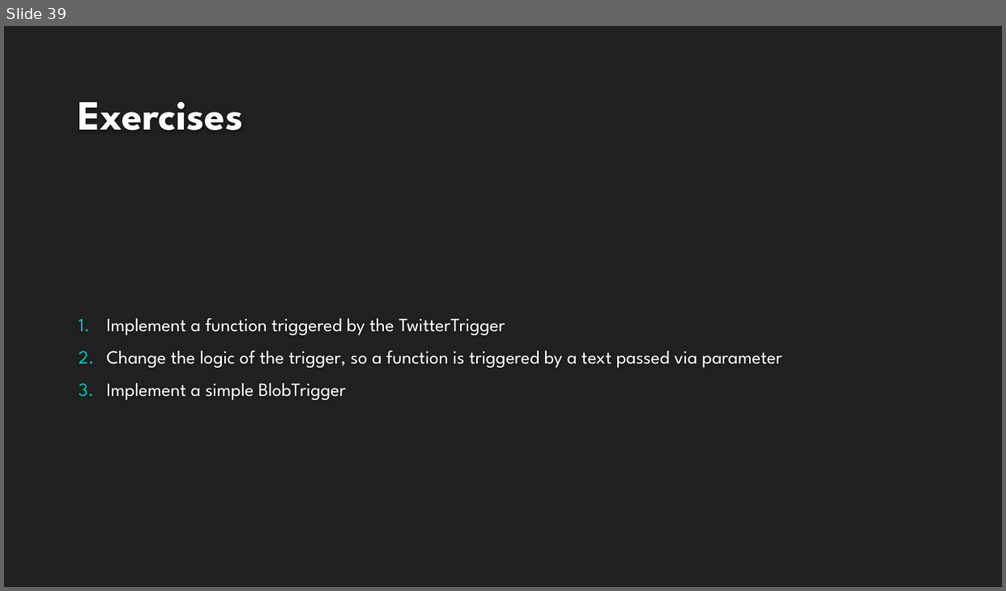
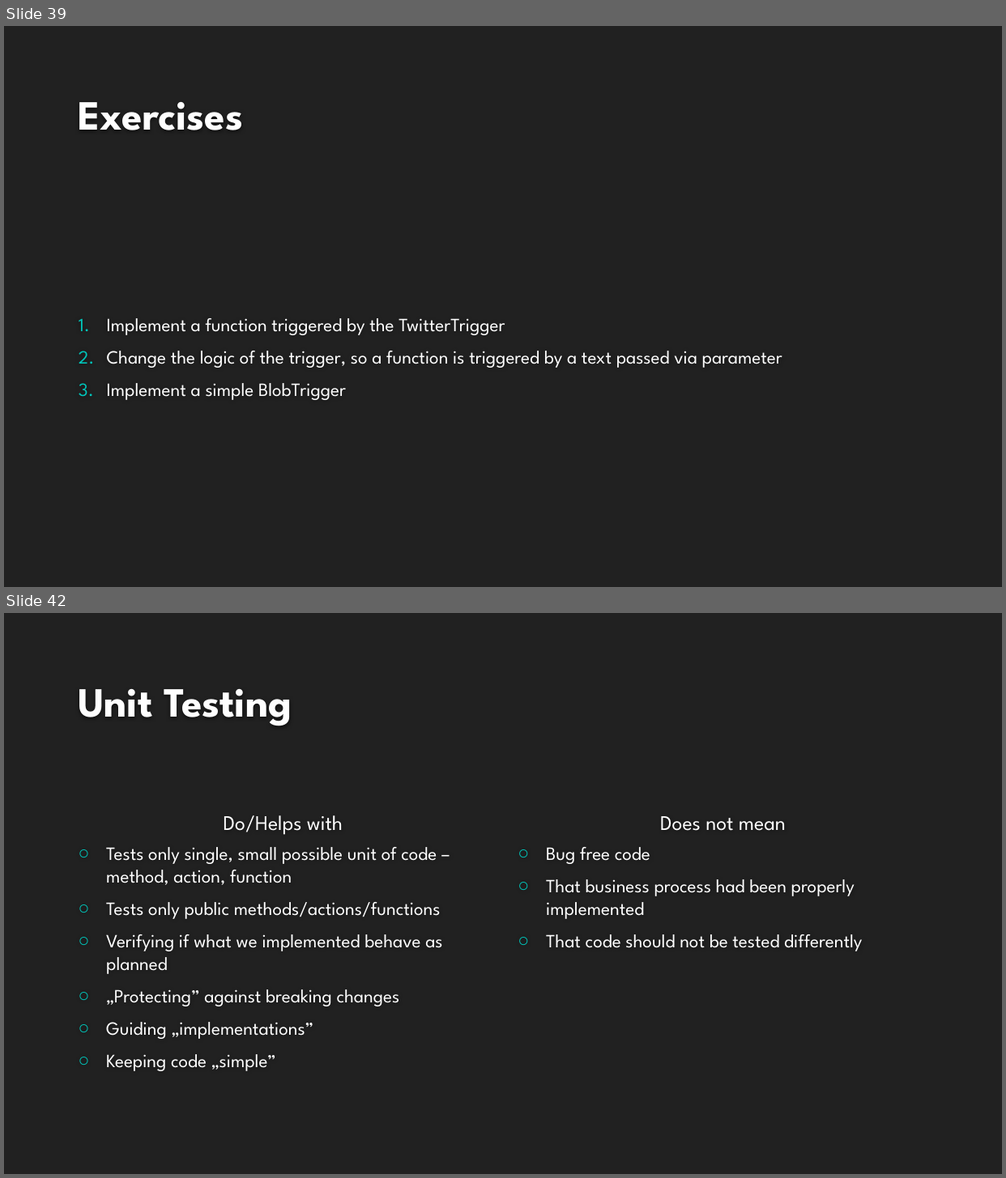
Before and after one commit to kamil-mrzyglod/Workshops, a slide deck: AzureDay2019/Developing services with Azure Functions.pptx. Shown one above the other, each under a label of ours: slide 39 before the commit, slides 39 and 42 after it; the slides between them are not shown. The pictures are 1006x591 and 1006x1178 pixels, drawn with LibreOffice and Linux fonts; fonts in the diff are those of the drawing; background and template pictures are left out. Boxes give left, top, right and bottom in pixels: in the first picture for what was removed or moved away, otherwise in the second. Text is boxed around its words. In the diff, an @@ line names an element or a change of style, - is before the commit and + after.

```diff
--- a/AzureDay2019/Developing services with Azure Functions.pptx
+++ b/AzureDay2019/Developing services with Azure Functions.pptx
@@ slide 42 added at <box>4,613,1002,1174</box>, background #212121 @@
@@ title added at <box>78,689,292,726</box>, 40 pt, text #FEFEFE, bold @@
+Unit Testing
@@ text added at <box>224,815,343,835</box>, 20 pt, text #FFFFFF @@
+Do/Helps with
@@ text added at <box>660,816,786,831</box>, 20 pt, text #FFFFFF @@
+Does not mean
@@ text added at <box>106,847,442,1071</box>, 18 pt, text #FFFFFF @@
+○ Tests only single, small possible unit of code – method, action, function
+○ Tests only public methods/actions/functions
+○ Verifying if what we implemented behave as planned
+○ „Protecting” against breaking changes
+○ Guiding „implementations”
+○ Keeping code „simple”
@@ text added at <box>546,847,862,952</box>, 18 pt, text #FFFFFF @@
+○ Bug free code
+○ That business process had been properly implemented
+○ That code should not be tested differently
```
Also in this commit, not shown: 1 slide changed, 23 other slides added.
